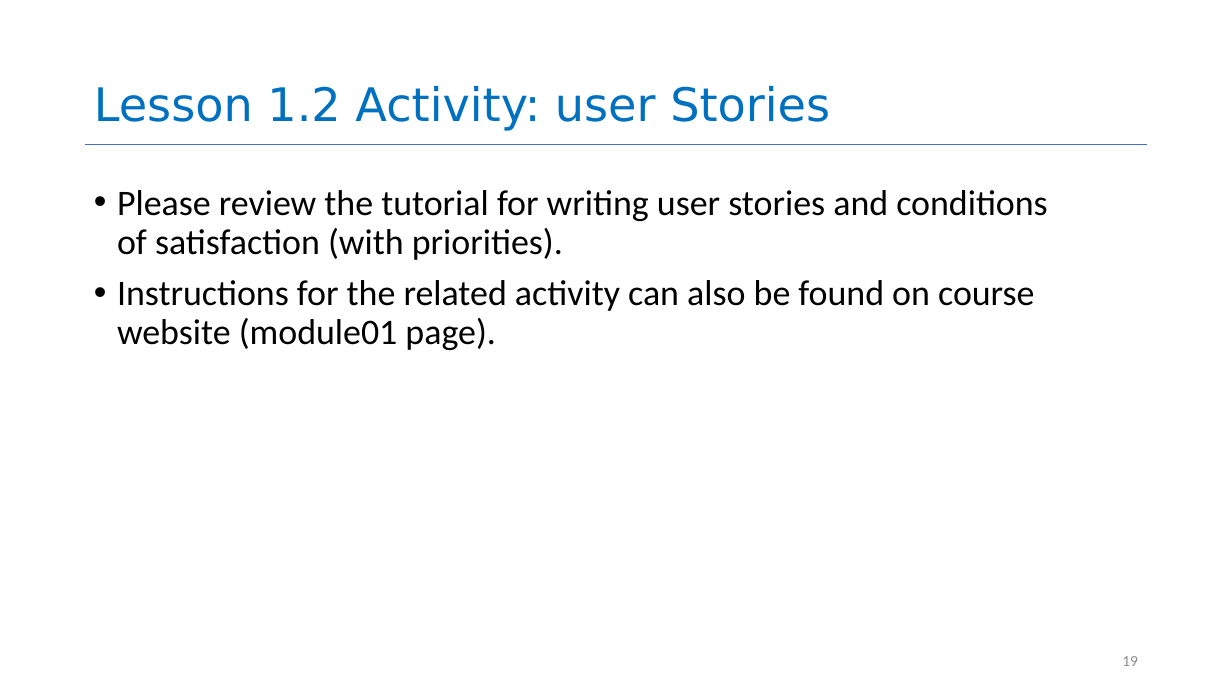
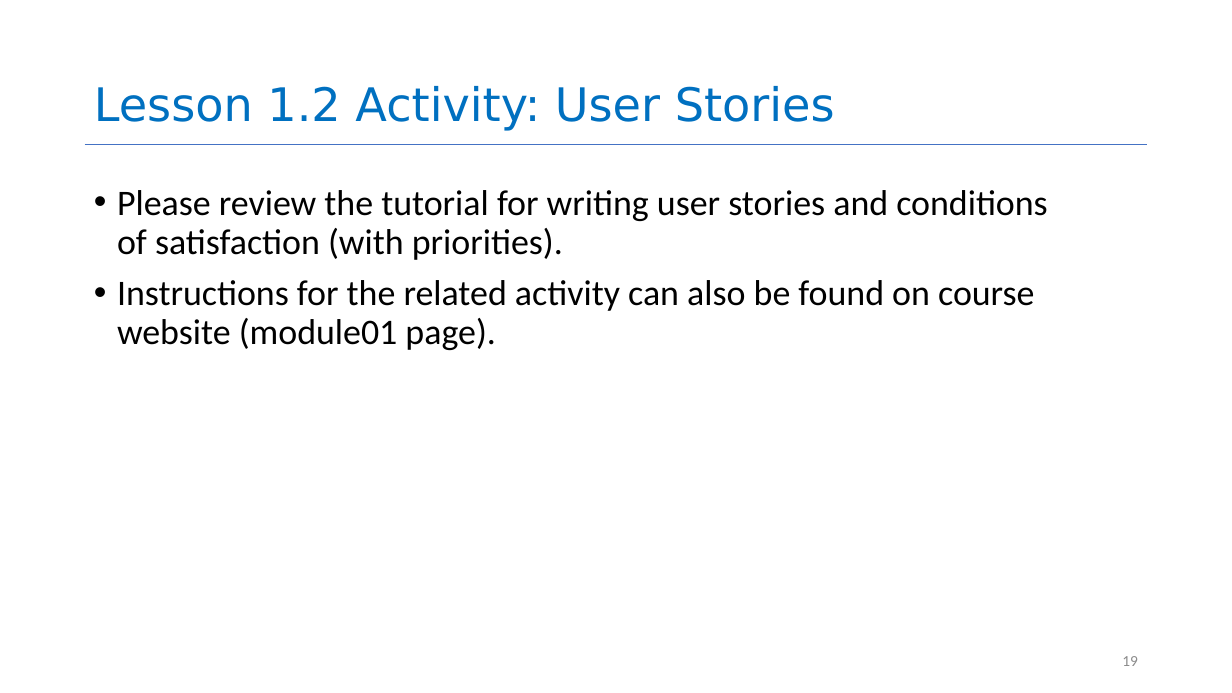
Before and after one commit to neu-se/CS4530-Spring-2023, a slide deck: slide 19 of Slides/Module 01.2 Requirements Gathering.pptx. Drawn at 1232x693 pixels with LibreOffice and Linux fonts; fonts in the diff are those of the drawing. Boxes give left, top, right and bottom in pixels: in the first picture for what was removed or moved away, otherwise in the second. Text is boxed around its words. In the diff, an @@ line names an element or a change of style, - is before the commit and + after.

Commit message:
added md file for activity

```diff
--- a/Slides/Module 01.2 Requirements Gathering.pptx
+++ b/Slides/Module 01.2 Requirements Gathering.pptx
@@ title at <box>94,86,835,131</box>: text changed @@
-Lesson 1.2 Activity: user Stories
+Lesson 1.2 Activity: User Stories
```
Also in this commit, not shown: 3 other files.
